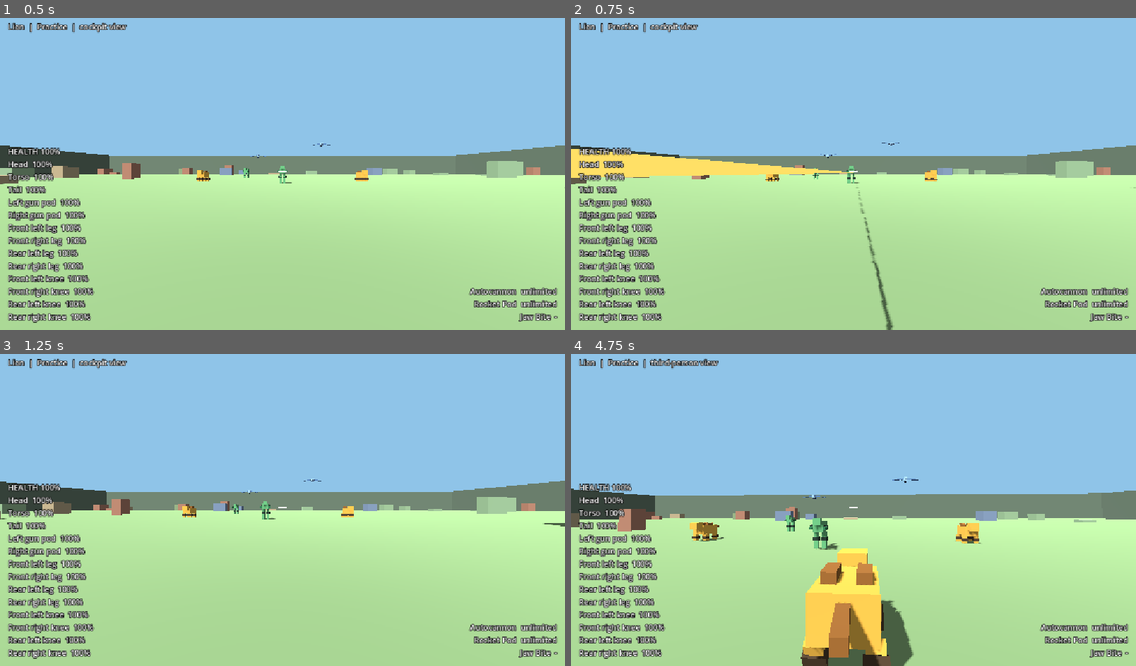
Above: before the commit, frames 1-4 (two rows, left to right).
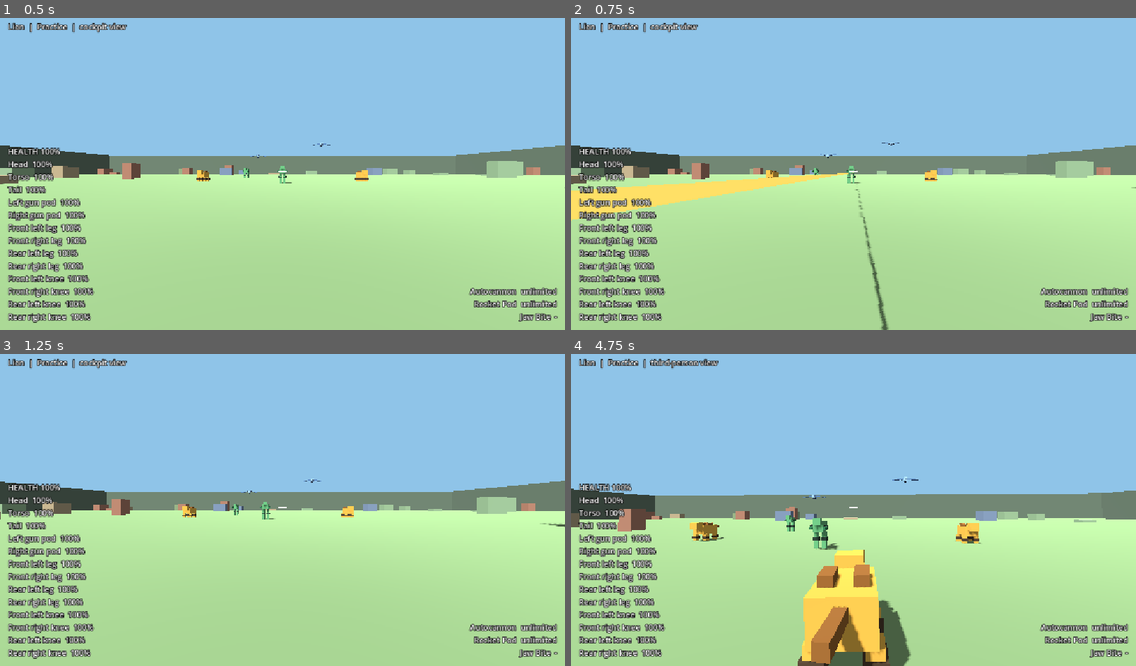
Above: after the commit, the same moments.

Repository: jacksonhcnz/animalmechcombatgame
Game: Godot game, scene res://scenes/test_range.tscn
Two runs of this game, one before a commit and one after it. Both use one fixed random seed, a clock stepped at 60 frames per second and the inputs below.
Inputs (mouse positions are in pixels of both pictures, inside the frame that each line leads up to):
- Up to frame 1 (0.5 s): no input
- Up to frame 2 (0.75 s): tap Enter at 0.5 s; move the mouse to (977, 155) at 0.52 s; hold E (strafe_right) from 0.53 s (still down); tap Space (ascend) at 0.6 s; click (977, 155) at 0.67 s
- Up to frame 3 (1.25 s): keep holding E (strafe_right)
- Up to frame 4 (4.75 s): move the mouse to (825, 510) at 1.27 s; release E (strafe_right) at 1.28 s; hold W (move_forward) from 1.28 s (still down); tap Z (center_aim) at 1.35 s; move the mouse to (864, 500) at 2.02 s; hold F (fire_melee) 2.03-2.78 s; move the mouse to (847, 513) at 2.77 s; click (847, 513) at 2.85 s; move the mouse to (893, 510) at 3.52 s; hold Right mouse button (fire_secondary) 3.53-4.28 s; move the mouse to (808, 503) at 4.27 s; tap C (toggle_view) at 4.35 s

Frame 1 is identical in both runs. In frame 2, 4.8% of the frame differs, in the area x 0-100%, y 39-100%; in frame 3, 0.1%; in frame 4, 2.3%.

Commit message:
Give the lion a feline prowling gait
Lateral-sequence footfalls, longer slower strides, a lower body, spine sway, weight shift
and a lashing tail. The motion is data-driven through new optional animation keys.

Co-Authored-By: Claude Sonnet 5.5 <noreply@anthropic.com>
Claude-Session: https://claude.ai/code/session_016ZAQzFNjMzKqDtLtG2bAjQ

Diff:
--- a/data/mechs/lion.json
+++ b/data/mechs/lion.json
@@ -15,8 +15,12 @@
 	"cockpit": [0.0, 0.3, -0.2],
 	"third_person": { "height": 4.0, "distance": 18.0 },
 	"animation": {
-		"stride_length": 8.0,
-		"bob_m": 0.22,
+		"stride_length": 11.0,
+		"bob_m": 0.1,
+		"stalk_drop_m": 0.25,
+		"sway_yaw_deg": 3.0,
+		"sway_roll_deg": 2.0,
+		"sway_pitch_deg": 1.5,
 		"idle_bob_m": 0.03,
 		"limp_roll_deg": 3.5,
 		"collapse_m": 0.9,
@@ -26,18 +30,18 @@
 		{ "id": "head", "name": "Head", "kind": "head", "health": 70, "fatal": true, "tone": "primary", "size": [2.2, 2.0, 2.4], "pos": [0.0, 4.6, -3.9] },
 		{ "id": "torso", "name": "Torso", "kind": "torso", "health": 180, "fatal": true, "tone": "primary", "size": [3.6, 2.6, 6.0], "pos": [0.0, 3.4, 0.0] },
 		{ "id": "tail", "name": "Tail", "kind": "tail", "health": 40, "tone": "accent", "size": [0.7, 0.7, 3.0], "pos": [0.0, 3.9, 4.5],
-			"anim": { "pivot": [0.0, 3.9, 3.0], "walk": { "axis": "y", "deg": 10.0, "phase": 0.25 } } },
+			"anim": { "pivot": [0.0, 3.9, 3.0], "walk": { "axis": "y", "deg": 22.0, "phase": 0.6 } } },
 		{ "id": "pod_l", "name": "Left gun pod", "kind": "pod", "health": 60, "tone": "accent", "size": [0.9, 0.9, 2.4], "pos": [-1.0, 4.9, 0.4] },
 		{ "id": "pod_r", "name": "Right gun pod", "kind": "pod", "health": 60, "tone": "accent", "size": [0.9, 0.9, 2.4], "pos": [1.0, 4.9, 0.4] },
 
 		{ "id": "leg_fl", "name": "Front left leg", "kind": "leg", "health": 90, "tone": "primary", "size": [1.0, 2.1, 1.2], "pos": [-1.6, 1.05, -2.0], "on_disabled": { "speed_mult": 0.8 },
-			"anim": { "pivot": [-1.6, 2.1, -2.0], "walk": { "axis": "x", "deg": 32.0, "phase": 0.0 } } },
+			"anim": { "pivot": [-1.6, 2.1, -2.0], "walk": { "axis": "x", "deg": 26.0, "phase": 0.25 } } },
 		{ "id": "leg_fr", "name": "Front right leg", "kind": "leg", "health": 90, "tone": "primary", "size": [1.0, 2.1, 1.2], "pos": [1.6, 1.05, -2.0], "on_disabled": { "speed_mult": 0.8 },
-			"anim": { "pivot": [1.6, 2.1, -2.0], "walk": { "axis": "x", "deg": 32.0, "phase": 0.5 } } },
+			"anim": { "pivot": [1.6, 2.1, -2.0], "walk": { "axis": "x", "deg": 26.0, "phase": 0.75 } } },
 		{ "id": "leg_rl", "name": "Rear left leg", "kind": "leg", "health": 90, "tone": "primary", "size": [1.0, 2.1, 1.2], "pos": [-1.6, 1.05, 2.0], "on_disabled": { "speed_mult": 0.8 },
-			"anim": { "pivot": [-1.6, 2.1, 2.0], "walk": { "axis": "x", "deg": 32.0, "phase": 0.5 } } },
+			"anim": { "pivot": [-1.6, 2.1, 2.0], "walk": { "axis": "x", "deg": 26.0, "phase": 0.0 } } },
 		{ "id": "leg_rr", "name": "Rear right leg", "kind": "leg", "health": 90, "tone": "primary", "size": [1.0, 2.1, 1.2], "pos": [1.6, 1.05, 2.0], "on_disabled": { "speed_mult": 0.8 },
-			"anim": { "pivot": [1.6, 2.1, 2.0], "walk": { "axis": "x", "deg": 32.0, "phase": 0.0 } } },
+			"anim": { "pivot": [1.6, 2.1, 2.0], "walk": { "axis": "x", "deg": 26.0, "phase": 0.5 } } },
 
 		{ "id": "knee_fl", "name": "Front left knee", "kind": "joint", "joint": true, "parent": "leg_fl", "health": 40, "tone": "dark", "size": [1.3, 0.8, 1.5], "pos": [-1.6, 1.0, -2.0], "on_disabled": { "speed_mult": 0.85, "turn_mult": 0.9 } },
 		{ "id": "knee_fr", "name": "Front right knee", "kind": "joint", "joint": true, "parent": "leg_fr", "health": 40, "tone": "dark", "size": [1.3, 0.8, 1.5], "pos": [1.6, 1.0, -2.0], "on_disabled": { "speed_mult": 0.85, "turn_mult": 0.9 } },
--- a/scripts/mech/mech_animator.gd
+++ b/scripts/mech/mech_animator.gd
@@ -33,6 +33,8 @@
 var _bank: float = 0.0
 var _pitch: float = 0.0
 var _roll: float = 0.0
+var _yaw: float = 0.0
+var _crouch: float = 0.0
 var _idle_time: float = 0.0
 var _death: float = 0.0
 var _limp: float = 0.0
@@ -116,7 +118,12 @@
 	bob_y += float(_cfg.get("idle_bob_m", 0.0)) * sin(_idle_time * 1.5)
 	# A crippled leg makes the whole body rock from side to side.
 	_roll = deg_to_rad(float(_cfg.get("limp_roll_deg", 0.0))) * _limp * _walk_amp * sin(stride_phase * TAU)
-	_pitch = 0.0
+	# Prowling body motion (optional, used by the lion): the spine sways side to side, the
+	# weight shifts over the planted feet, the shoulders rise and fall, and the body sinks low.
+	_yaw = deg_to_rad(float(_cfg.get("sway_yaw_deg", 0.0))) * _walk_amp * sin(stride_phase * TAU + 0.6)
+	_roll += deg_to_rad(float(_cfg.get("sway_roll_deg", 0.0))) * _walk_amp * sin(stride_phase * TAU + 1.6)
+	_pitch = deg_to_rad(float(_cfg.get("sway_pitch_deg", 0.0))) * _walk_amp * sin(stride_phase * TAU * 2.0 + 0.8)
+	_crouch = float(_cfg.get("stalk_drop_m", 0.0)) * _walk_amp
 
 
 func _update_flight(delta: float) -> void:
@@ -138,6 +145,8 @@
 	_bank = lerpf(_bank, bank_target, clampf(4.0 * delta, 0.0, 1.0))
 	_pitch = lerpf(_pitch, climb * deg_to_rad(float(_cfg["pitch_deg"])), clampf(3.0 * delta, 0.0, 1.0))
 	_roll = _bank
+	_yaw = 0.0
+	_crouch = 0.0
 
 
 func _apply_parts(delta: float) -> void:
@@ -166,10 +175,10 @@
 func _apply_rig() -> void:
 	var collapse := _death * _death * (3.0 - 2.0 * _death)
 	bob_y *= 1.0 - collapse
-	_mech.rig.position.y = bob_y - float(_cfg.get("collapse_m", 0.0)) * collapse
+	_mech.rig.position.y = bob_y - _crouch * (1.0 - collapse) - float(_cfg.get("collapse_m", 0.0)) * collapse
 	_mech.rig.rotation = Vector3(
 		_pitch + deg_to_rad(float(_cfg.get("death_pitch_deg", 0.0))) * collapse,
-		0.0,
+		_yaw * (1.0 - collapse),
 		_roll + deg_to_rad(float(_cfg.get("death_roll_deg", 0.0))) * collapse
 	)
 
--- a/tests/animation_test.gd
+++ b/tests/animation_test.gd
@@ -36,6 +36,13 @@
 		peak = maxf(peak, absf(mech.pivots["leg_l"].rotation.x) if mech.pivots.has("leg_l") else absf(mech.pivots["leg_fl"].rotation.x))
 	mech.controls.throttle = 0.0
 	return peak
+
+
+func _part_index(mech: Mech, id: String) -> int:
+	for i in mech.def["parts"].size():
+		if mech.def["parts"][i]["id"] == id:
+			return i
+	return -1
 
 
 func _run() -> void:
@@ -130,6 +137,15 @@
 	_range.controller.set_physics_process(false)
 	var lion_peak := await _walk(lion, 90)
 	_check(lion_peak > deg_to_rad(10.0), "lion legs swing while walking")
+	# Feline gait: four evenly spaced footfalls, and the body sinks low while prowling.
+	var phases: Array[float] = []
+	for id in ["leg_rl", "leg_fl", "leg_rr", "leg_fr"]:
+		phases.append(float(lion.def["parts"][_part_index(lion, id)]["anim"]["walk"]["phase"]))
+	_check(phases == [0.0, 0.25, 0.5, 0.75], "lion walks in a lateral-sequence gait")
+	lion.controls.throttle = 1.0
+	await _frames(60)
+	_check(lion.rig.position.y < -0.1, "lion crouches while prowling (%.2f m)" % lion.rig.position.y)
+	lion.controls.throttle = 0.0
 
 	print("%d checks, %d failed" % [_checks, _failures])
 	quit(1 if _failures > 0 else 0)
